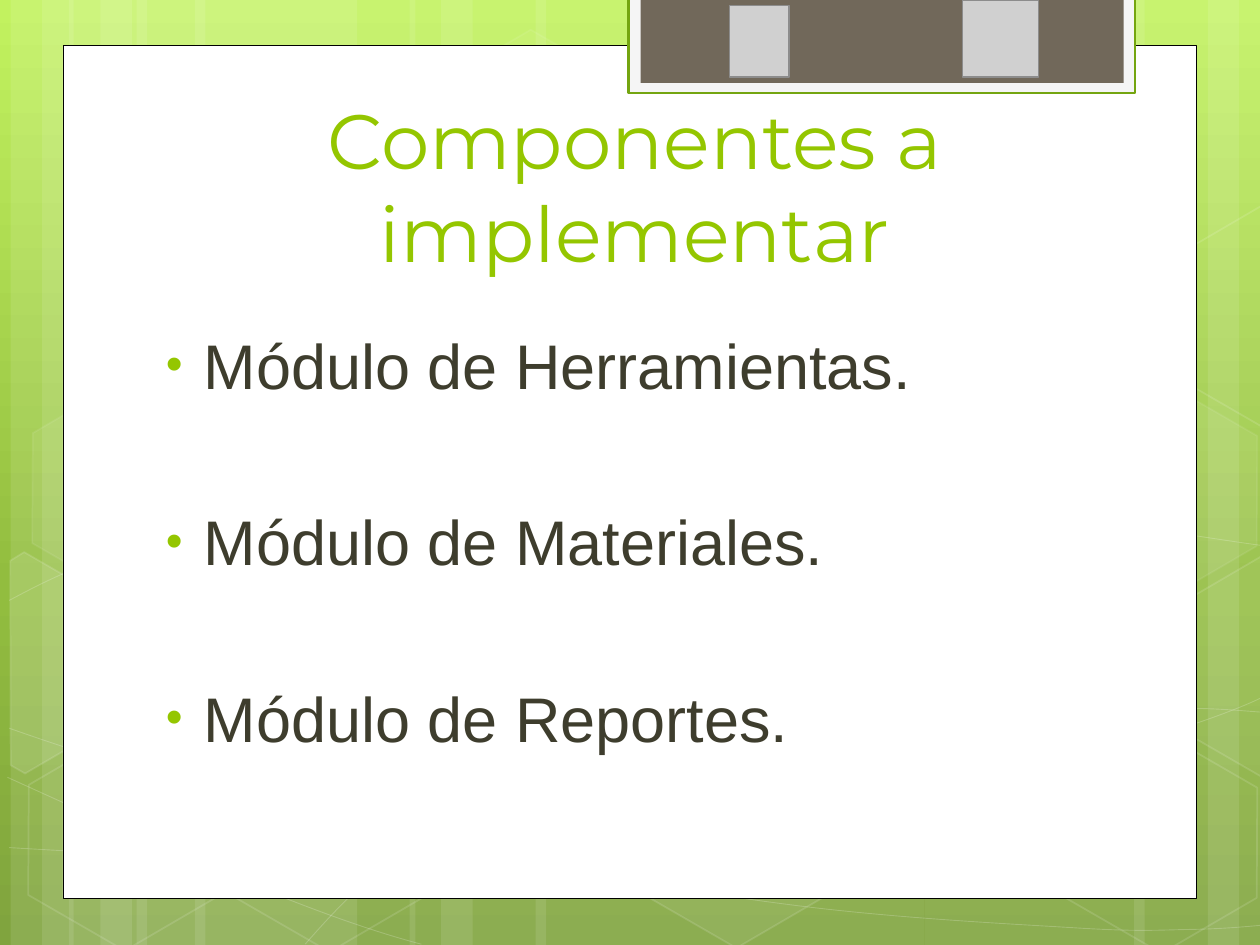
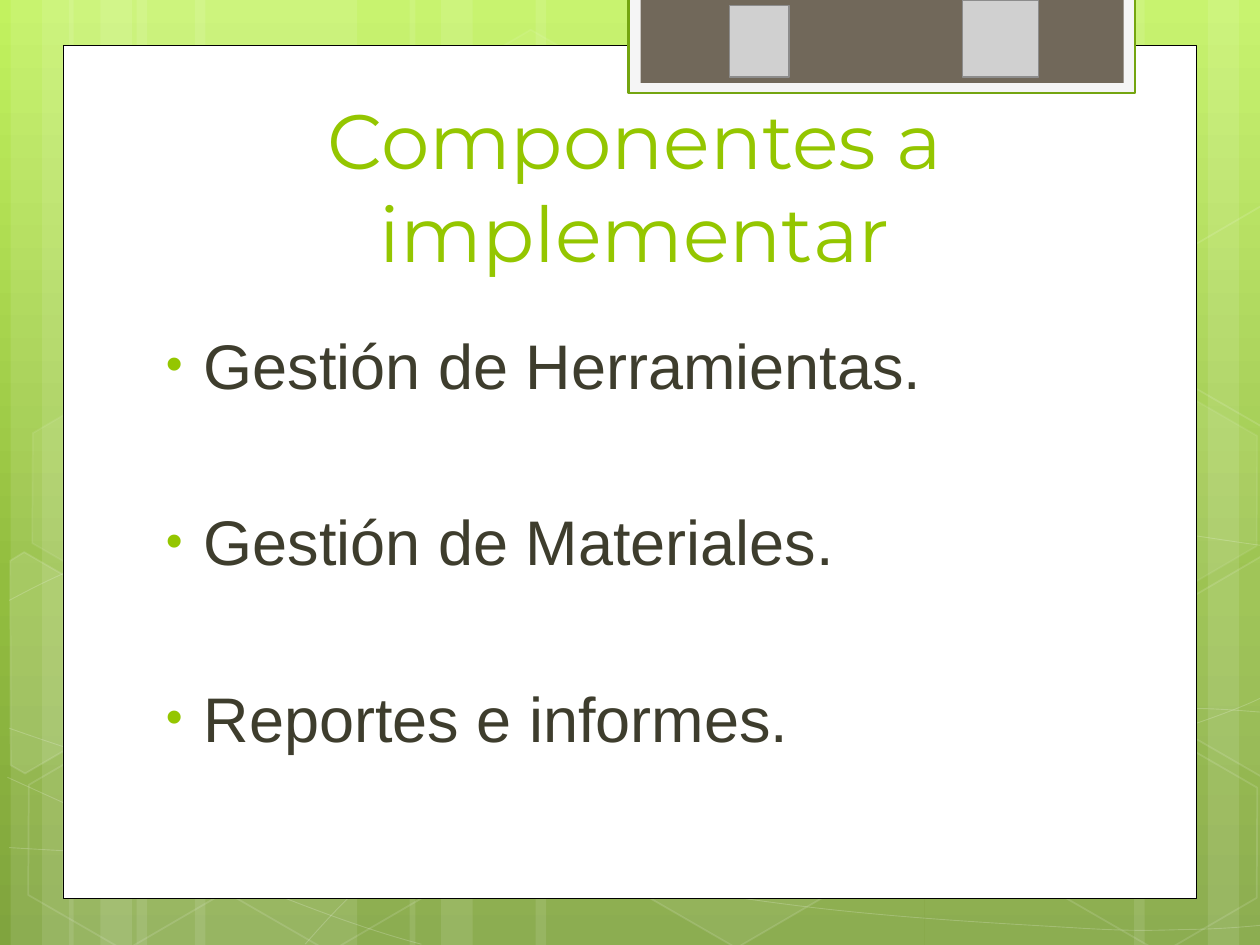
Before and after one commit to ptissera/habilitacion-profesional-2012-4k4, a slide deck: slide 12 of Documentacion/Proyecto/ExposicionRegularidad.pptx. Drawn at 1260x945 pixels with LibreOffice and Linux fonts; fonts in the diff are those of the drawing; grey boxes stand for pictures. Boxes give left, top, right and bottom in pixels: in the first picture for what was removed or moved away, otherwise in the second. Text is boxed around its words. In the diff, an @@ line names an element or a change of style, - is before the commit and + after.

```diff
--- a/Documentacion/Proyecto/ExposicionRegularidad.pptx
+++ b/Documentacion/Proyecto/ExposicionRegularidad.pptx
@@ text at [204, 342, 921, 753]: text changed @@
-• Módulo de Herramientas.
-• Módulo de Materiales.
-• Módulo de Reportes.
+• Gestión de Herramientas.
+• Gestión de Materiales.
+• Reportes e informes.
```
Also in this commit, not shown: 1 other slide changed.
